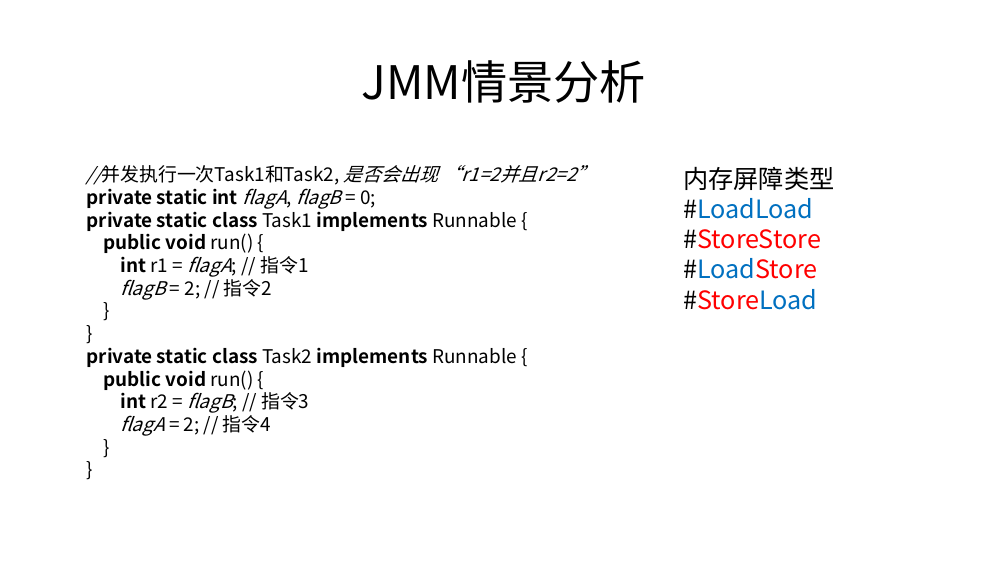
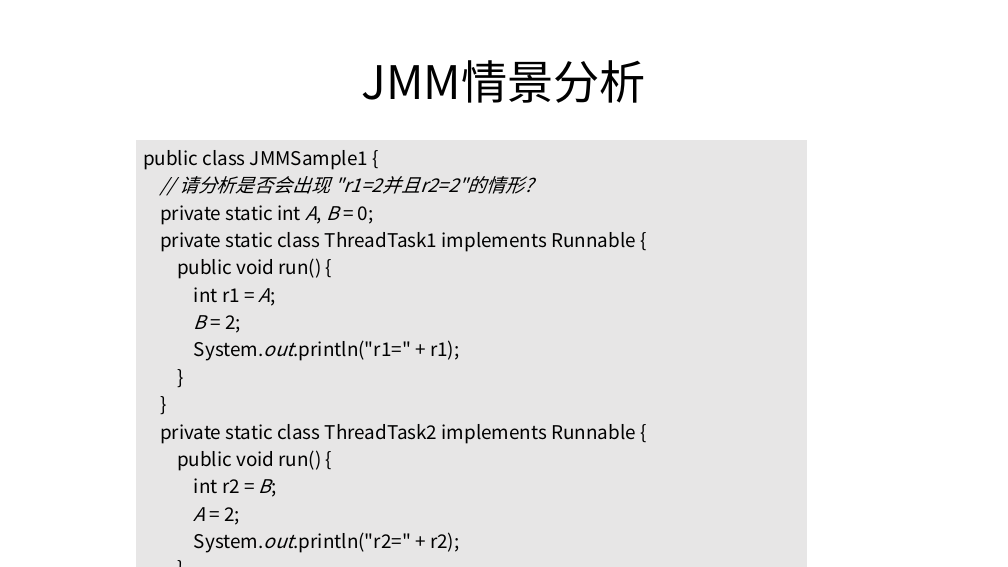
Before and after one commit to cncounter/translation, a slide deck: slide 22 of tiemao_2019/25_jvm_toc/03.JMM与线程安全.pptx (slide 4 before the commit). Drawn at 1008x567 pixels with LibreOffice and Linux fonts; fonts in the diff are those of the drawing. Boxes give left, top, right and bottom in pixels: in the first picture for what was removed or moved away, otherwise in the second. Text is boxed around its words. In the diff, an @@ line names an element or a change of style, - is before the commit and + after.

```diff
--- a/tiemao_2019/25_jvm_toc/03.JMM与线程安全.pptx
+++ b/tiemao_2019/25_jvm_toc/03.JMM与线程安全.pptx
@@ table added at [135, 140, 808, 557], 1 rows, 1 columns @@
+public class JMMSample1 { // 请分析是否会出现 "r1=2并且r2=2"的情形? private static int A, B = 0; private static class ThreadTask1 implements Runnable { public void run() { int r1 = A; B = 2; System.out.println("r1=" + r1); } } private static class ThreadTask2 implements Runnable { public void run() { int r2 = B; A = 2; System.out.println("r2=" + r2); } } / ……
@@ text removed at [87, 165, 595, 436] @@
-//并发执行一次Task1和Task2, 是否会出现 “r1=2并且r2=2”
-private static int flagA, flagB = 0;
-private static class Task1 implements Runnable {
-public void run() {
-int r1 = flagA; // 指令1
-flagB = 2; // 指令2
-}
-}
-private static class Task2 implements Runnable {
-public void run() {
-int r2 = flagB; // 指令3
-flagA = 2; // 指令4
-}
-}
@@ text removed at [683, 166, 834, 310] @@
-内存屏障类型
-#LoadLoad
-#StoreStore
-#LoadStore
-#StoreLoad
```
Also in this commit, not shown: 16 other slides changed, 18 slides added, 1 slide removed, 5 other files.
